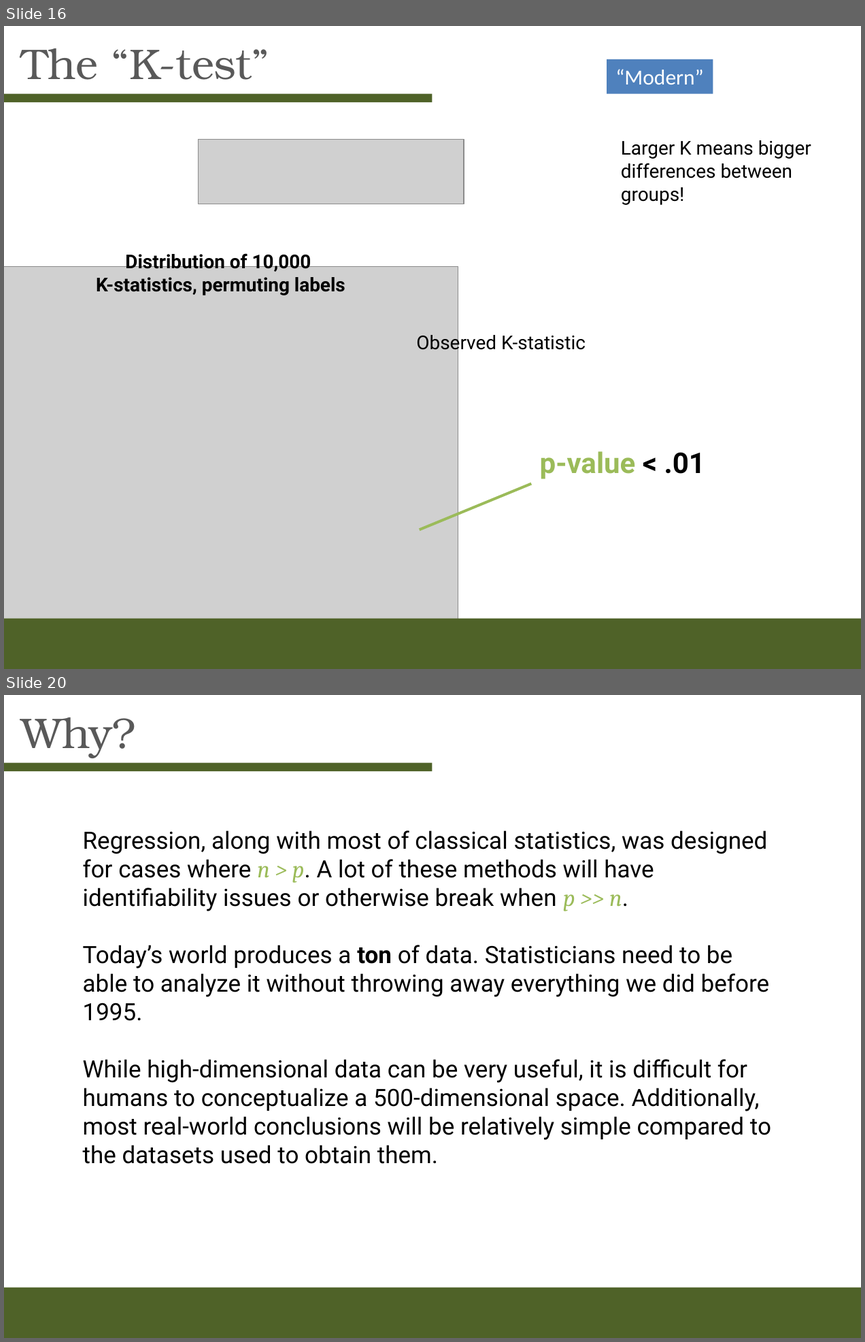
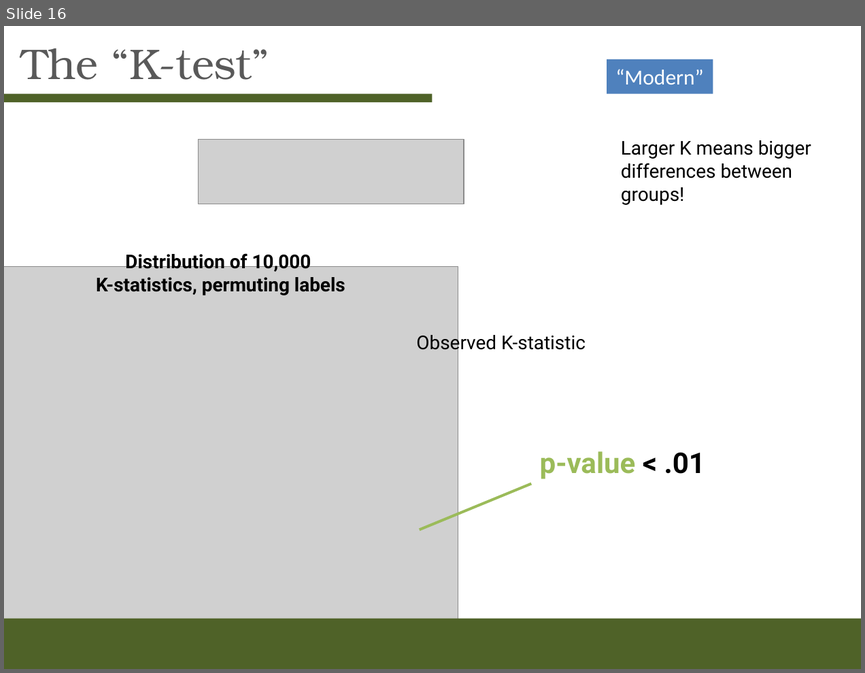
Before and after one commit to kstreet13/mcb293s, a slide deck: Week-4/Week4slides.pptx. Shown one above the other, each under a label of ours: slides 16 and 20 before the commit, slide 16 after it; the slides between them are not shown. The pictures are 865x1342 and 865x673 pixels, drawn with LibreOffice and Linux fonts; fonts in the diff are those of the drawing; grey boxes stand for pictures. Boxes give left, top, right and bottom in pixels: in the first picture for what was removed or moved away, otherwise in the second. Text is boxed around its words. In the diff, an @@ line names an element or a change of style, - is before the commit and + after.

```diff
--- a/Week-4/Week4slides.pptx
+++ b/Week-4/Week4slides.pptx
@@ slide 20 removed at (x1=4, y1=695, x2=861, y2=1338), background #FFFFFF @@
@@ title removed at (x1=21, y1=717, x2=136, y2=758) @@
-Why?
@@ rectangle removed at (x1=4, y1=763, x2=432, y2=771) @@
@@ text removed at (x1=83, y1=830, x2=771, y2=1164) @@
-Regression, along with most of classical statistics, was designed for cases where n > p. A lot of these methods will have identifiability issues or otherwise break when p >> n.
-Today’s world produces a ton of data. Statisticians need to be able to analyze it without throwing away everything we did before 1995.
-While high-dimensional data can be very useful, it is difficult for humans to conceptualize a 500-dimensional space. Additionally, most real-world conclusions will be relatively simple compared to the datasets used to obtain them.
@@ rectangle removed at (x1=4, y1=1287, x2=861, y2=1338) @@
```
Also in this commit, not shown: 1 slide changed, 10 other slides removed, 1 other file.
